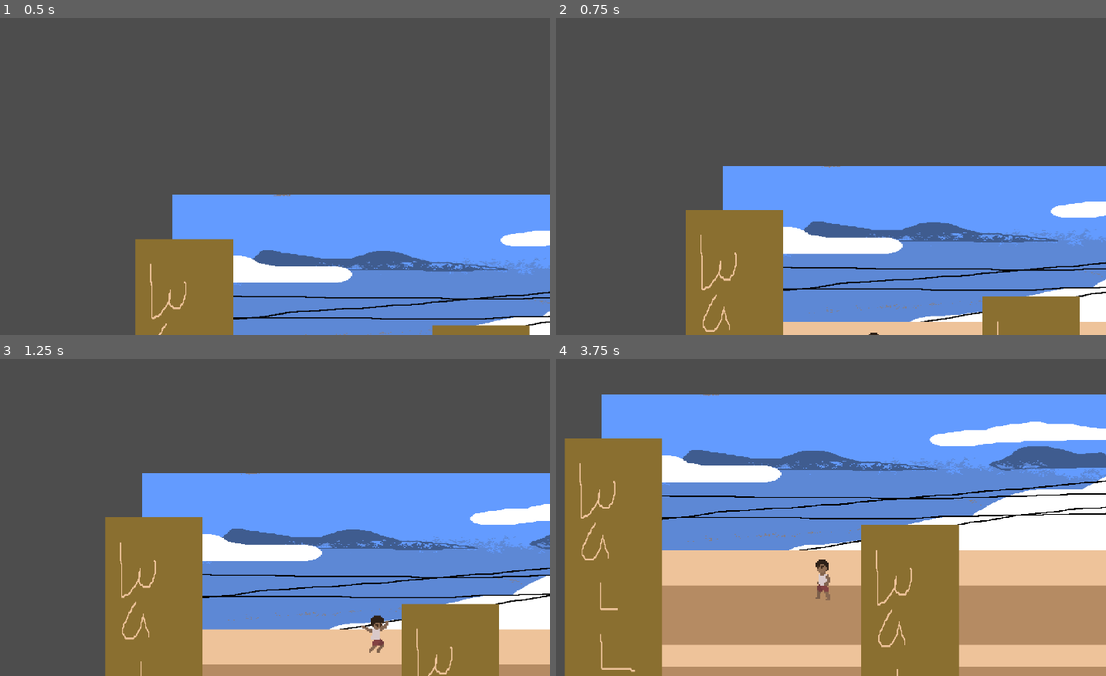
Above: before the commit, frames 1-4 (two rows, left to right).
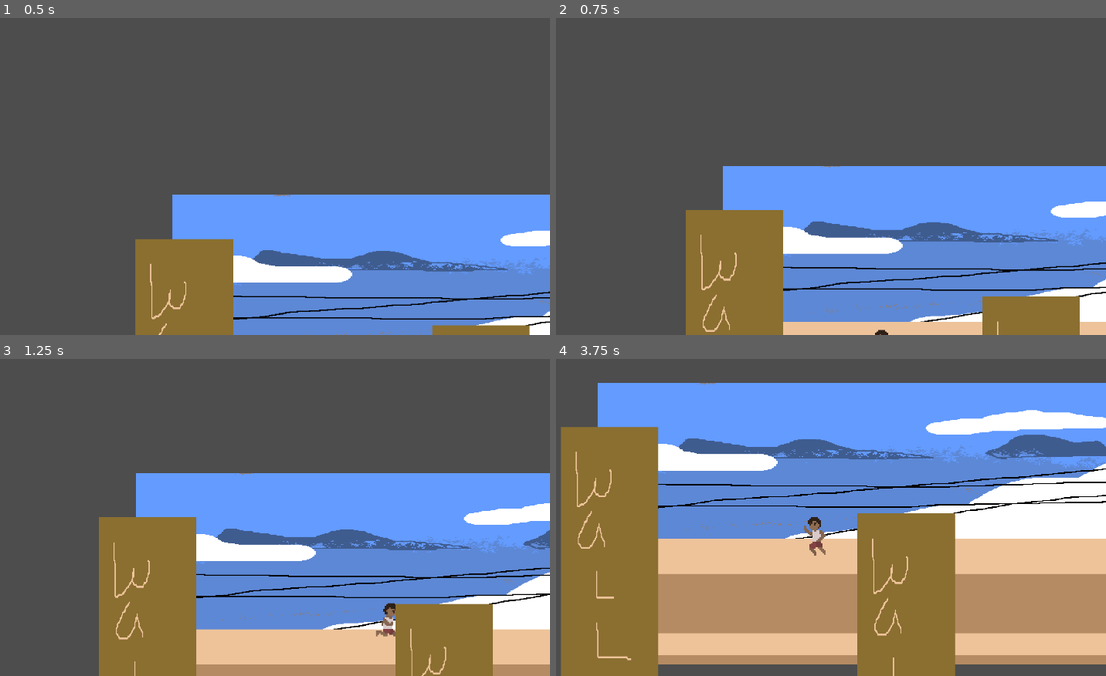
Above: after the commit, the same moments.

Repository: baldopadua/Sari-Sari-Dash
Game: Godot game, scene res://world.tscn
Two runs of this game, one before a commit and one after it. Both use one fixed random seed, a clock stepped at 60 frames per second and the inputs below.
Inputs (mouse positions are in pixels of both pictures, inside the frame that each line leads up to):
- Up to frame 1 (0.5 s): no input
- Up to frame 2 (0.75 s): move the mouse to (935, 144) at 0.52 s; hold D (right) from 0.53 s (still down); hold Shift (Run, bound only after the commit) from 0.53 s (still down); click (935, 144) at 0.67 s
- Up to frame 3 (1.25 s): keep holding D (right); keep holding Shift (Run, bound only after the commit); tap Space (jump) at 0.77, 0.8, 1.07 s
- Up to frame 4 (3.75 s): move the mouse to (671, 520) at 1.27 s; release D (right) at 1.28 s; release Shift (Run, bound only after the commit) at 1.28 s; hold S (slide_down) 1.28-2.03 s; tap Space (jump) at 1.35, 1.52, 1.82, 2.3, 3.02, 3.32, 3.6 s; tap Shift (Run, bound only after the commit) at 1.55, 2.85 s; move the mouse to (858, 425) at 2.02 s; hold D (right) 2.03-2.78 s; hold Shift (Run, bound only after the commit) 2.03-2.78 s; move the mouse to (765, 571) at 2.77 s; hold W (JumpUp) 2.78-3.53 s; click (765, 571) at 2.92 s; move the mouse to (985, 555) at 3.52 s; hold A (left) from 3.53 s (still down)

Frame 1 is identical in both runs. In frame 2, less than 0.1% of the frame differs, in the area x 56-61%, y 98-100%; in frame 3, 4.6%; in frame 4, 30%, in the area x 0-100%, y 7-100%.

Commit message:
Running
You can run by pressing shift
Things to do later:
Fix states
Animation Speeds

Diff:
--- a/player.gd
+++ b/player.gd
@@ -4,6 +4,7 @@
 @export var Gravity: int = 1200
 @export var JUMP_FORCE: int = 650
 @export var Dash_Speed: int = 900
+@export var Run_Speed: int = 10
 const wall_jump_pushback = 1000
 const wall_slide = 100
 const ACCELERATION = 10000
@@ -23,12 +24,10 @@
 		velocity_x += direction * ACCELERATION * delta
 		velocity_x = clamp(velocity_x, -SPEED, SPEED)
 		velocity.x = velocity_x
-
-		if is_on_floor():
+		if is_on_floor() and !Running:
 			Jumping = false
 			Falling = false
 			Ledge_Grab = false
-			Running = true
 			is_wall_sliding = false
 			$AnimatedSprite2D.play("Run")
 		last_facing_direction = direction
@@ -39,9 +38,9 @@
 		if is_on_floor():
 			Jumping = false
 			Falling = false
-			Running = false
 			Ledge_Grab = false
 			is_wall_sliding = false
+			Running = false
 			$AnimatedSprite2D.play("Idle")
 	$AnimatedSprite2D.flip_h = last_facing_direction == -1
 
@@ -54,6 +53,7 @@
 	jump(delta)
 	wall_sliding(delta)
 	move_and_slide()
+	run(direction)
 
 func move_velocity_x(vel_x, delta):
 	if vel_x > 0:
@@ -64,7 +64,11 @@
 
 func jump(delta):
 	velocity.y += Gravity * delta
-	if Input.is_action_just_pressed("jump"):
+	Jumping = false
+	if Ledge_Grab:
+		return
+
+	if Input.is_action_just_pressed("jump") and !Jumping:
 		$WallHang.disabled = false
 		Jumping = true
 
@@ -88,6 +92,7 @@
 		velocity.y = min(velocity.y, wall_slide)
 
 func check_ledge_grab(delta):
+	Running = false
 	if $WallCheck.is_colliding() and not $FloorCheck.is_colliding() and velocity.y == 0:
 		Ledge_Grab = true
 		if $LeftCheck.is_colliding():
@@ -110,13 +115,24 @@
 	$WallHang.disabled = true
 	velocity.y = -JUMP_FORCE
 
-	var push_force = SPEED * 10  # Horizontal push force
+	var push_force = SPEED * 10
 
 	if $LeftCheck.is_colliding():
 		$AnimatedSprite2D.flip_h = false
-		velocity.x -= push_force  # Push to the right
+		velocity.x -= push_force
 		$AnimatedSprite2D.play("Ledge_Climb")
 	elif $RightCheck.is_colliding():
 		$AnimatedSprite2D.flip_h = true
-		velocity.x += push_force  # Push to the left
+		velocity.x += push_force
 		$AnimatedSprite2D.play("Ledge_Climb")
+
+func run(direction):
+	Running = true
+	if direction != 0 and is_on_floor() and Running:
+		if Input.is_action_pressed("Run"):
+			Running = true
+			$AnimatedSprite2D.play("Sprint")
+			SPEED = 450
+		else:
+			SPEED = 350
+			Running = false
--- a/player.tscn
+++ b/player.tscn
@@ -22,10 +22,16 @@
 [ext_resource type="Texture2D" uid="uid://bg6vgpqkmqkod" path="res://Sprites/Walking/Walking5.png" id="15_3xufc"]
 [ext_resource type="Texture2D" uid="uid://d1ipdwnpmi23c" path="res://Sprites/Benny_LedgeClimb6.png" id="16_7mk3s"]
 [ext_resource type="Texture2D" uid="uid://ck1rn7mchqca1" path="res://Sprites/Walking/Walking6.png" id="16_ue1c4"]
-[ext_resource type="Texture2D" uid="uid://c4rdk1x6aaym" path="res://Sprites/Walking/Walking7.png" id="17_1j1gj"]
 [ext_resource type="Texture2D" uid="uid://cait85jqiqlag" path="res://Sprites/Benny_LedgeClimb7.png" id="17_1ricm"]
 [ext_resource type="Texture2D" uid="uid://1kqnjdfcynrb" path="res://Sprites/benny_wallslide.png" id="17_nff3w"]
 [ext_resource type="Texture2D" uid="uid://dk85kgblhfo2h" path="res://Sprites/Benny_LedgeClimb.png" id="18_bwme0"]
+[ext_resource type="Texture2D" uid="uid://cluao5ehx8tgx" path="res://Sprites/WalkToRun/benny_walktorun1.png" id="24_6jkr4"]
+[ext_resource type="Texture2D" uid="uid://dn8clirayseyd" path="res://Sprites/WalkToRun/benny_walktorun2.png" id="25_s082d"]
+[ext_resource type="Texture2D" uid="uid://dwm864sk4euit" path="res://Sprites/WalkToRun/benny_walktorun3.png" id="26_bcq3l"]
+[ext_resource type="Texture2D" uid="uid://mt3vieb812n8" path="res://Sprites/WalkToRun/benny_walktorun4.png" id="27_qrm0e"]
+[ext_resource type="Texture2D" uid="uid://5s82dh6pg7ml" path="res://Sprites/WalkToRun/benny_walktorun5.png" id="28_ytofc"]
+[ext_resource type="Texture2D" uid="uid://cep1c8orpih4d" path="res://Sprites/WalkToRun/benny_walktorun6.png" id="29_q8con"]
+[ext_resource type="Texture2D" uid="uid://3gkf4suysaqo" path="res://Sprites/WalkToRun/benny_walktorun7.png" id="30_0k7go"]
 
 [sub_resource type="RectangleShape2D" id="RectangleShape2D_xbui0"]
 size = Vector2(10, 3)
@@ -69,7 +75,7 @@
 }],
 "loop": true,
 "name": &"Idle",
-"speed": 8.0
+"speed": 11.0
 }, {
 "frames": [{
 "duration": 1.0,
@@ -87,49 +93,72 @@
 "texture": ExtResource("12_7p2fm")
 }, {
 "duration": 1.0,
+"texture": ExtResource("14_yn5ll")
+}, {
+"duration": 1.0,
+"texture": ExtResource("15_2d28c")
+}, {
+"duration": 1.0,
 "texture": ExtResource("13_1kdo4")
 }, {
 "duration": 1.0,
-"texture": ExtResource("14_yn5ll")
-}, {
-"duration": 1.0,
-"texture": ExtResource("15_2d28c")
-}, {
-"duration": 1.0,
 "texture": ExtResource("16_7mk3s")
 }, {
 "duration": 1.0,
 "texture": ExtResource("17_1ricm")
 }],
-"loop": true,
+"loop": false,
 "name": &"Ledge_Climb",
-"speed": 5.0
-}, {
-"frames": [{
+"speed": 15.0
+}, {
+"frames": [{
+"duration": 1.0,
+"texture": ExtResource("12_v8a1i")
+}, {
+"duration": 1.0,
+"texture": ExtResource("13_7yp0q")
+}, {
+"duration": 1.0,
+"texture": ExtResource("14_k3c3w")
+}, {
 "duration": 1.0,
 "texture": ExtResource("11_p71gp")
 }, {
 "duration": 1.0,
-"texture": ExtResource("12_v8a1i")
-}, {
-"duration": 1.0,
-"texture": ExtResource("13_7yp0q")
-}, {
-"duration": 1.0,
-"texture": ExtResource("14_k3c3w")
-}, {
-"duration": 1.0,
 "texture": ExtResource("15_3xufc")
 }, {
 "duration": 1.0,
 "texture": ExtResource("16_ue1c4")
-}, {
-"duration": 1.0,
-"texture": ExtResource("17_1j1gj")
 }],
 "loop": true,
 "name": &"Run",
-"speed": 8.0
+"speed": 12.0
+}, {
+"frames": [{
+"duration": 1.0,
+"texture": ExtResource("24_6jkr4")
+}, {
+"duration": 1.0,
+"texture": ExtResource("25_s082d")
+}, {
+"duration": 1.0,
+"texture": ExtResource("26_bcq3l")
+}, {
+"duration": 1.0,
+"texture": ExtResource("27_qrm0e")
+}, {
+"duration": 1.0,
+"texture": ExtResource("28_ytofc")
+}, {
+"duration": 1.0,
+"texture": ExtResource("29_q8con")
+}, {
+"duration": 1.0,
+"texture": ExtResource("30_0k7go")
+}],
+"loop": true,
+"name": &"Sprint",
+"speed": 15.0
 }, {
 "frames": [{
 "duration": 1.0,
@@ -153,6 +182,11 @@
 }],
 "loop": true,
 "name": &"Wall_jump",
+"speed": 5.0
+}, {
+"frames": [],
+"loop": true,
+"name": &"new_animation_1",
 "speed": 5.0
 }]
 
@@ -168,11 +202,13 @@
 script = ExtResource("1_r8xuj")
 
 [node name="RightCheck" type="ShapeCast2D" parent="."]
+visible = false
 position = Vector2(5, -12)
 shape = SubResource("RectangleShape2D_xbui0")
 target_position = Vector2(0, 21)
 
 [node name="LeftCheck" type="ShapeCast2D" parent="."]
+visible = false
 position = Vector2(-4, -12)
 shape = SubResource("RectangleShape2D_xbui0")
 target_position = Vector2(0, 21)
@@ -180,14 +216,17 @@
 [node name="AnimatedSprite2D" type="AnimatedSprite2D" parent="."]
 position = Vector2(0, -2)
 sprite_frames = SubResource("SpriteFrames_b1gwu")
-animation = &"Ledge_Climb"
+animation = &"Fall"
 autoplay = "Idle"
+frame_progress = 1.0
 
 [node name="WallHang" type="CollisionShape2D" parent="."]
+visible = false
 position = Vector2(0, -14)
 shape = SubResource("RectangleShape2D_pbb73")
 
 [node name="BodyCollision" type="CollisionShape2D" parent="."]
+visible = false
 position = Vector2(0, -0.5)
 shape = SubResource("RectangleShape2D_cjdty")
 
@@ -198,15 +237,18 @@
 wait_time = 0.75
 
 [node name="WallCheck" type="ShapeCast2D" parent="."]
+visible = false
 position = Vector2(0, -5)
 shape = SubResource("RectangleShape2D_4aotk")
 target_position = Vector2(0, 5)
 
 [node name="FloorCheck" type="RayCast2D" parent="."]
+visible = false
 position = Vector2(0, -5)
 target_position = Vector2(0, 24)
 
 [node name="TopCheck" type="ShapeCast2D" parent="."]
+visible = false
 position = Vector2(0, -15)
 shape = SubResource("RectangleShape2D_xbui0")
 target_position = Vector2(0, 0)
--- a/project.godot
+++ b/project.godot
@@ -53,6 +53,11 @@
 "events": [Object(InputEventKey,"resource_local_to_scene":false,"resource_name":"","device":-1,"window_id":0,"alt_press …(192 unchanged characters)…
 ]
 }
+Run={
+"deadzone": 0.5,
+"events": [Object(InputEventKey,"resource_local_to_scene":false,"resource_name":"","device":-1,"window_id":0,"alt_pressed":false,"shift_pressed":false,"ctrl_pressed":false,"meta_pressed":false,"pressed":false,"keycode":0,"physical_keycode":4194325,"key_label":0,"unicode":0,"location":0,"echo":false,"script":null)
+]
+}
 
 [rendering]
 
Binary file changed: Sprites/Benny_LedgeClimb1.png
Binary file changed: Sprites/Benny_LedgeClimb2.png
Binary file changed: Sprites/Benny_LedgeClimb3.png
Binary file changed: Sprites/Benny_LedgeClimb4.png
Binary file changed: Sprites/Benny_LedgeClimb5.png
Binary file changed: Sprites/Benny_LedgeClimb6.png
Binary file changed: Sprites/Benny_LedgeClimb7.png
Not shown: 1 places in player.tscn that only renumber resources
